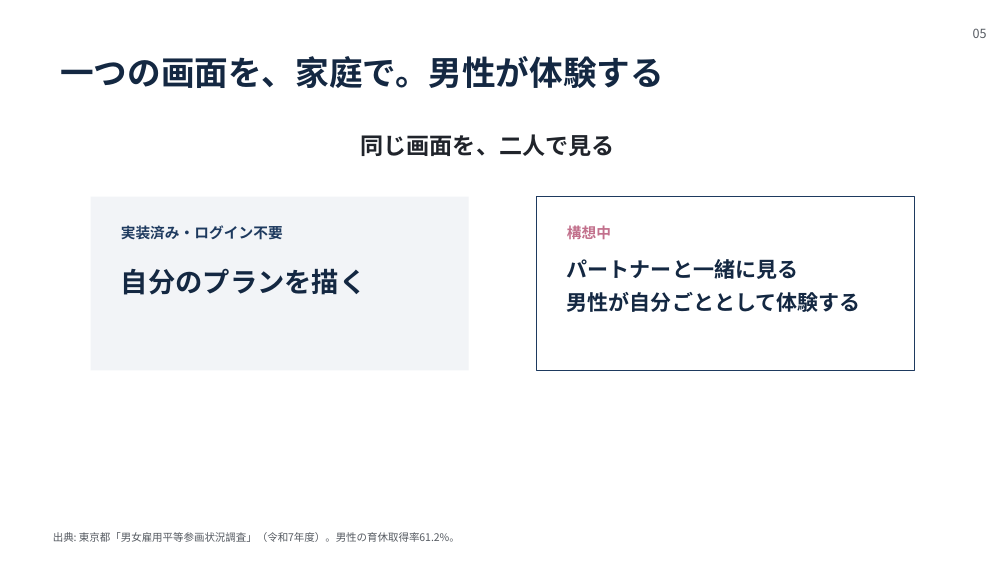
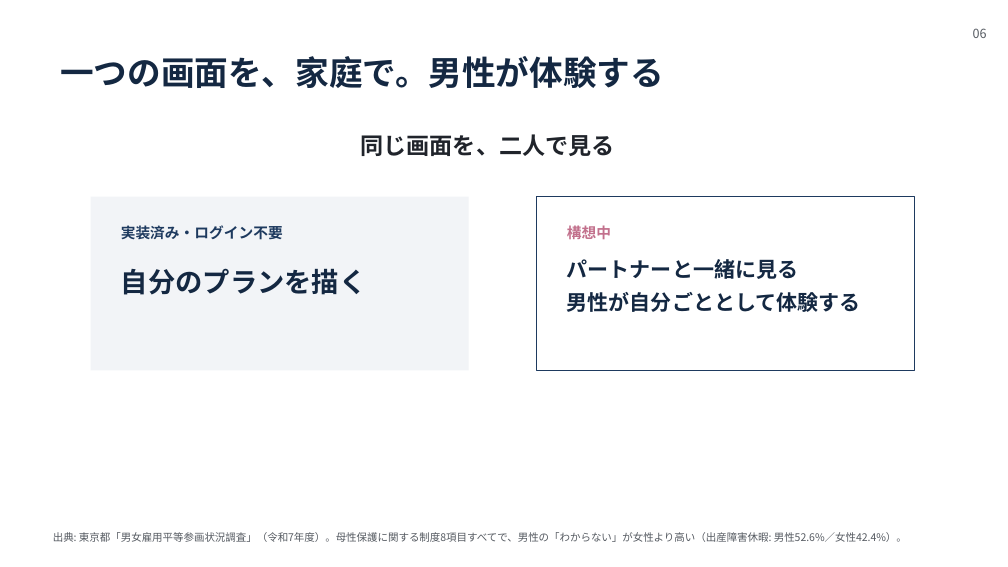
Before and after one commit to vdnih/life-compass-tokyo, a slide deck: slide 6 of docs/hackathon/slides/lifecompass-slides.pptx (slide 5 before the commit). Drawn at 1008x567 pixels with LibreOffice and Linux fonts; fonts in the diff are those of the drawing. Boxes give left, top, right and bottom in pixels: in the first picture for what was removed or moved away, otherwise in the second. Text is boxed around its words. In the diff, an @@ line names an element or a change of style, - is before the commit and + after.

Commit message:
docs: プレゼン資料を全体メッセージの要素と1対1に組み直す
スライド2の「希望34% ↔ 現実32%」が分かりづらいという指摘から一次資料を
確認したところ、令和2年度の旧データであり、かつ34%と32%は別の選択肢の
最頻値で「希望が現実には減った」という関係ではなかった（誤読）。

数字を直すために資料全体を見直したところ、PDR-010 で確定した全体メッセージの
うち「女性はもっと働きたい層も多いが、家庭との両立で諦めざるを得ない」という
要素が全スライドから欠落していた。

本編を6枚→7枚に組み直し、課題を2枚に分割:
- 課題①「女性は家庭の方が向いている」と言われる（育児は女性68% ↔ 男性7%）
- 課題② 使える制度を、知らない（「わからない」6.0%→47.3%）

各スライドの主張に令和7年度の一次データを1つずつ添え、見出しの主語を本人側に
統一した（PDR-010 の反映漏れを解消）。令和2年度の世論調査は全面的に外す。

Refs: PDR-011

```diff
--- a/docs/hackathon/slides/lifecompass-slides.pptx
+++ b/docs/hackathon/slides/lifecompass-slides.pptx
@@ text at [53, 532, 907, 542]: text changed @@
-出典: 東京都「男女雇用平等参画状況調査」（令和7年度）。男性の育休取得率61.2%。
+出典: 東京都「男女雇用平等参画状況調査」（令和7年度）。母性保護に関する制度8項目すべてで、男性の「わからない」が女性より高い（出産障害休暇: 男性52.6%／女性42.4%）。
```
Also in this commit, not shown: 5 other slides changed, 2 slides added, 1 slide removed, 6 other files.
